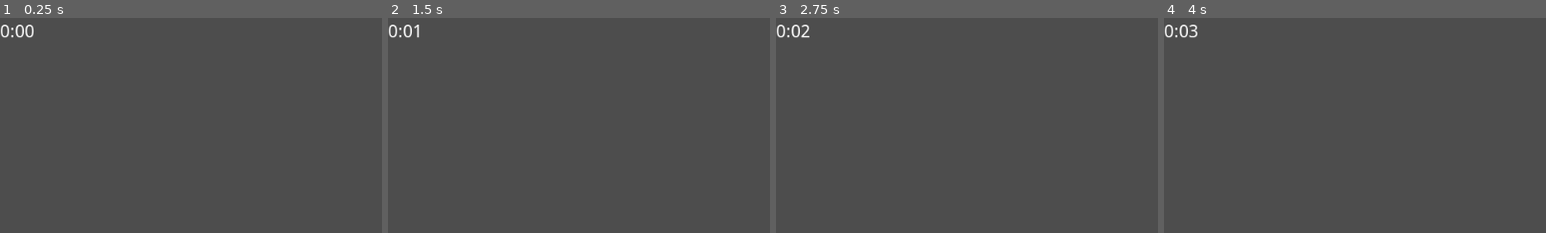
Above: before the commit, frames 1-4 (left to right).
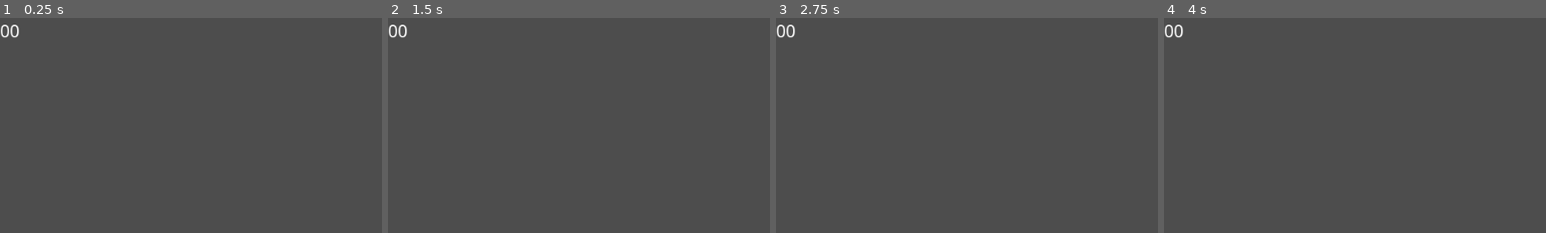
Above: after the commit, the same moments.

Repository: herbeeg/variable-visualiser
Game: Godot game, scene res://variable-visualiser/UI/Overlay.tscn
Two runs of this game, one before a commit and one after it. Both use one fixed random seed, a clock stepped at 60 frames per second and the inputs below. This scene is started directly instead of the project's main scene.
Inputs:
- Up to frame 1 (0.25 s): no input
- Up to frame 2 (1.5 s): tap Enter at 0.5 s; tap Space at 1.25 s
- Up to frame 3 (2.75 s): tap Enter at 2 s
- Up to frame 4 (4 s): tap Space at 2.75 s; tap Enter at 3.5 s
The pictures show only the part of the screen within x 0-50%, y 0-50%; the shares and areas given below are measured in that part.

The runs differ from the first frame. In frame 1, 0.2% of the frame differs, in the area x 2-9%, y 3-10%; in frame 2, 0.2%; in frame 3, 0.2%; in frame 4, 0.2%.

Commit message:
Display the entire song duration and stop counting elapsed seconds after the song has ended

Diff:
--- a/variable-visualiser/Root.gd
+++ b/variable-visualiser/Root.gd
@@ -41,6 +41,8 @@
 	var player = AudioStreamPlayer.new()
 	player.stream = sample
 
+	GlobalSettings.overlay['duration'] = int(floor(sample.get_length()))
+
 	self.add_child(player)
 	player.play()
 
@@ -69,4 +71,6 @@
 
 	generateAudioStream(path)
 
+	# Pad the text and timer(s) to ensure nothing is clipped from the outer edges.
+	configureMargins(overlay, 64)
 	viewport.add_child(overlay)
--- a/variable-visualiser/UI/Overlay.gd
+++ b/variable-visualiser/UI/Overlay.gd
@@ -1,22 +1,38 @@
 extends MarginContainer
 
 var elapsed = 0
+var full_length = ''
 var timer_instance = null
 
 func _ready():
 	timer_instance = get_node('TimerLabel')
 	timer_instance.text = '%02d' % elapsed
 
+	full_length = self.convertSongLength(GlobalSettings.overlay['duration'])
+
 func _process(delta):
-	elapsed += delta
+	if GlobalSettings.overlay['duration'] > int(elapsed):
+		elapsed += delta
 
-	# floor() function call not required as the decimal format string automatically floors the integer.
-	var minutes = elapsed / 60
-	var seconds = int(elapsed)
+		# floor() function call not required as the decimal format string automatically floors the integer.
+		var minutes = elapsed / 60
+		var seconds = int(elapsed)
 
-	if 0 < int(minutes):
-		# As the seconds are converted from a float to integer, they will continue to count up past
-		# 60 so we want to manually reset that after each minute passes.
-		seconds = seconds - (int(minutes) * 60)
+		if 0 < int(minutes):
+			# As the seconds are converted from a float to integer, they will continue to count up past
+			# 60 so we want to manually reset that after each minute passes.
+			seconds = seconds - (int(minutes) * 60)
 
-	timer_instance.text = '%d:%02d' % [minutes, int(seconds)]
+		timer_instance.text = '%d:%02d // %s' % [minutes, int(seconds), full_length]
+
+func convertSongLength(duration : int) -> String:
+	var converted = ''
+	if 60 > duration:
+		# Skip conversions if we know that the minutes will be 0.
+		converted = '0:%d' % duration
+	else:
+		var minutes = int(duration / 60)
+		var seconds = duration - (minutes * 60)
+		converted = '%d:%d' % [minutes, seconds]
+
+	return converted
